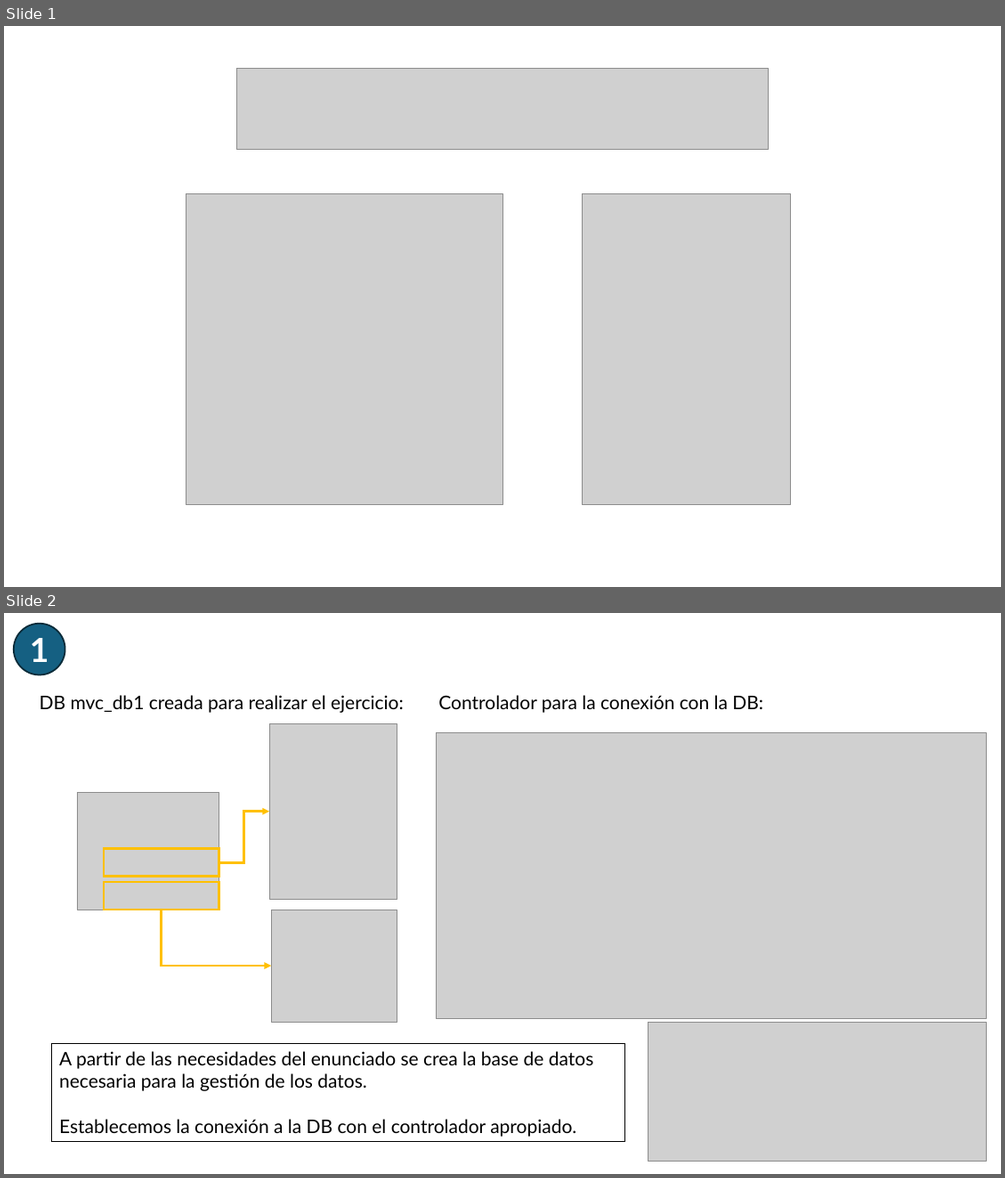
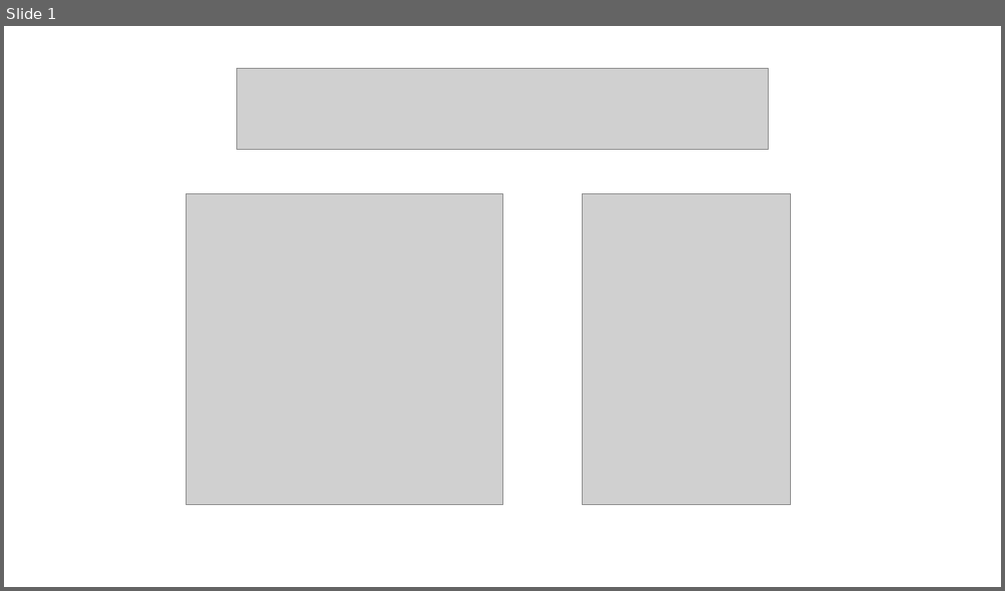
Before and after one commit to AchillesD9-Alex/-2024-Java-Angular-Bootcamp, a slide deck: [JAVA]/C5/TA26/ta26.pptx. Shown one above the other, each under a label of ours: slides 1 and 2 before the commit, slide 1 after it. The pictures are 1005x1178 and 1005x591 pixels, drawn with LibreOffice and Linux fonts; fonts in the diff are those of the drawing; grey boxes stand for pictures. Boxes give left, top, right and bottom in pixels: in the first picture for what was removed or moved away, otherwise in the second. Text is boxed around its words. In the diff, an @@ line names an element or a change of style, - is before the commit and + after.

```diff
--- a/[JAVA]/C5/TA26/ta26.pptx
+++ b/[JAVA]/C5/TA26/ta26.pptx
@@ slide 2 removed at [4, 613, 1001, 1174], background #FFFFFF @@
@@ ellipse removed at [14, 624, 65, 675] @@
-1
@@ text removed at [40, 695, 404, 713] @@
-DB mvc_db1 creada para realizar el ejercicio:
@@ text removed at [438, 695, 763, 713] @@
-Controlador para la conexión con la DB:
@@ picture removed at [269, 723, 397, 899] @@
@@ picture removed at [437, 732, 987, 1018] @@
@@ picture removed at [77, 792, 219, 909] @@
@@ elbow arrow removed from (218, 863) to (269, 811) @@
@@ rectangle removed at [104, 849, 218, 876] @@
@@ rectangle removed at [104, 882, 218, 910] @@
@@ elbow arrow removed from (161, 910) to (271, 966) @@
@@ picture removed at [271, 910, 396, 1022] @@
@@ picture removed at [648, 1022, 987, 1161] @@
@@ rectangle removed at [52, 1044, 625, 1142] @@
-A partir de las necesidades del enunciado se crea la base de datos necesaria para la gestión de los datos.
-Establecemos la conexión a la DB con el controlador apropiado.
```
Also in this commit, not shown: 3 slides added, 6 other slides removed, 3 other files.
